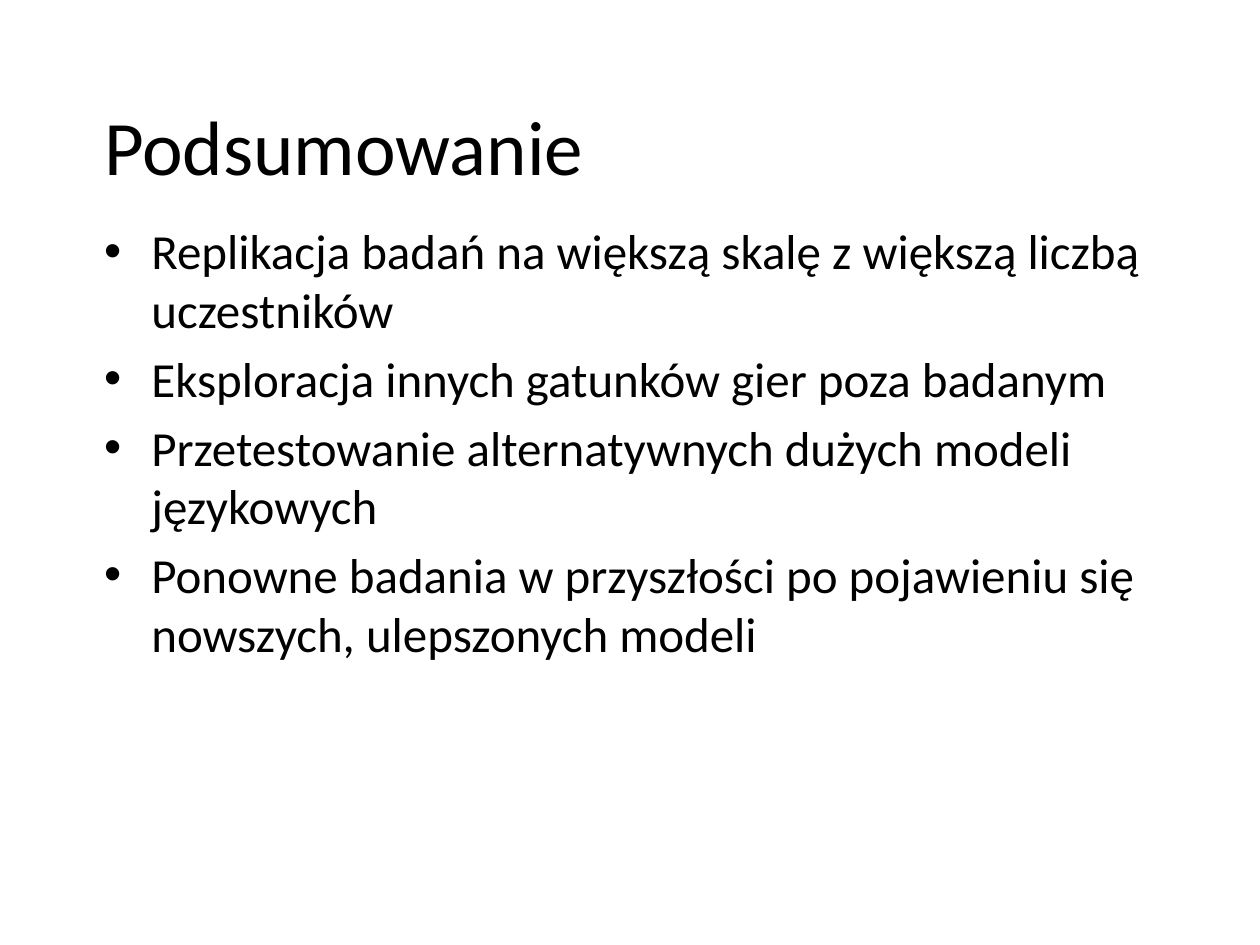
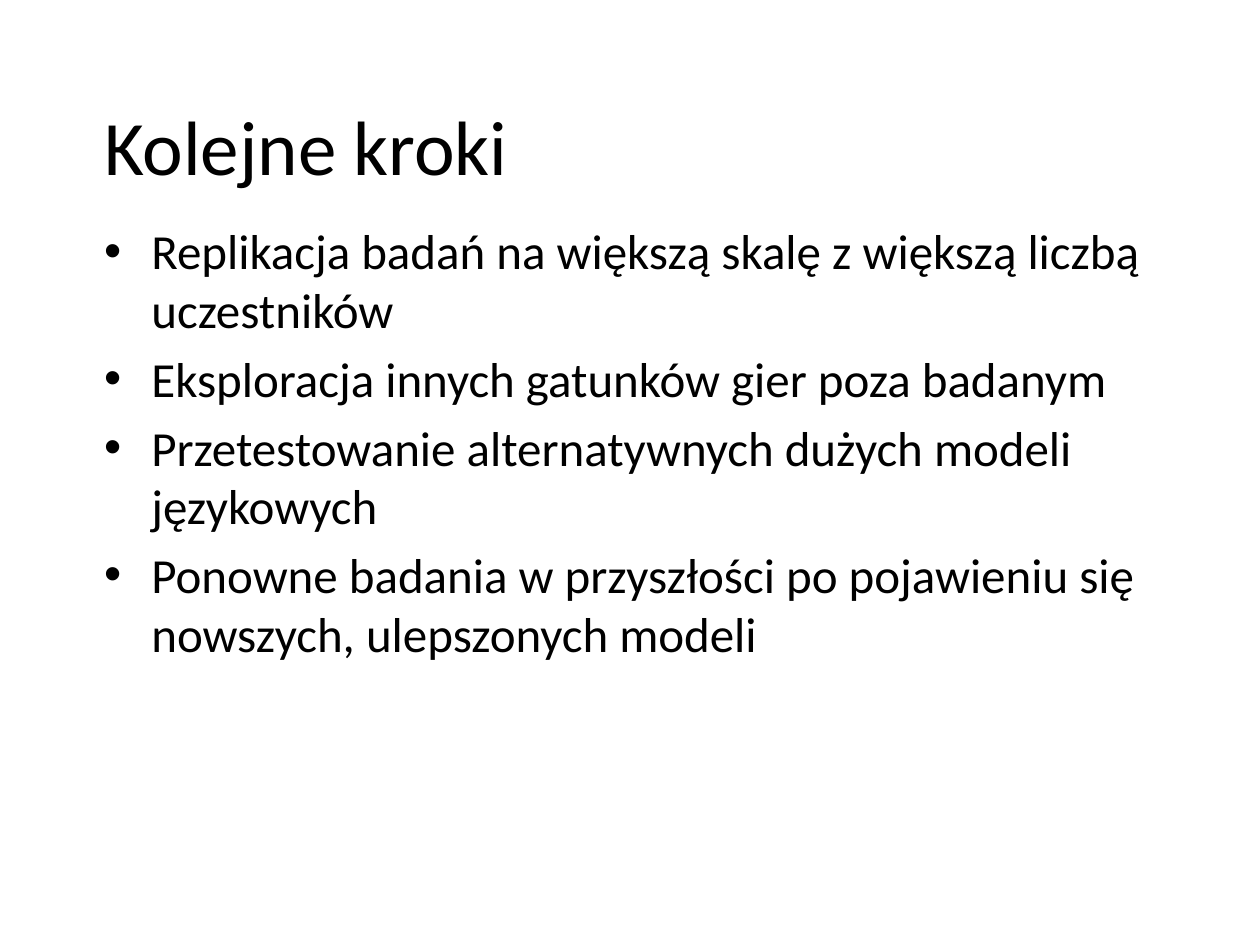
Before and after one commit to KyattPL/masters-backup, a slide deck: slide 13 of Seminarium Dyplomowe/Seminarium dyplomowe - prezka 2.pptx (slide 11 before the commit). Drawn at 1260x945 pixels with LibreOffice and Linux fonts; fonts in the diff are those of the drawing; background and template pictures are left out. Boxes give left, top, right and bottom in pixels: in the first picture for what was removed or moved away, otherwise in the second. Text is boxed around its words. In the diff, an @@ line names an element or a change of style, - is before the commit and + after.

```diff
--- a/Seminarium Dyplomowe/Seminarium dyplomowe - prezka 2.pptx
+++ b/Seminarium Dyplomowe/Seminarium dyplomowe - prezka 2.pptx
@@ text at <box>104,121,508,189</box>: text changed @@
-Podsumowanie
+Kolejne kroki
```
Also in this commit, not shown: 2 other slides changed, 3 slides added, 1 slide removed, 8 other files.
